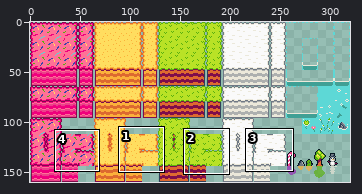
Edited in one commit: sprite sheet (Assets/Sprites/Dropy Blocky Tileset.png). Above, an overview of the earlier version with the close-up marked.
Close-up. Before the edit:
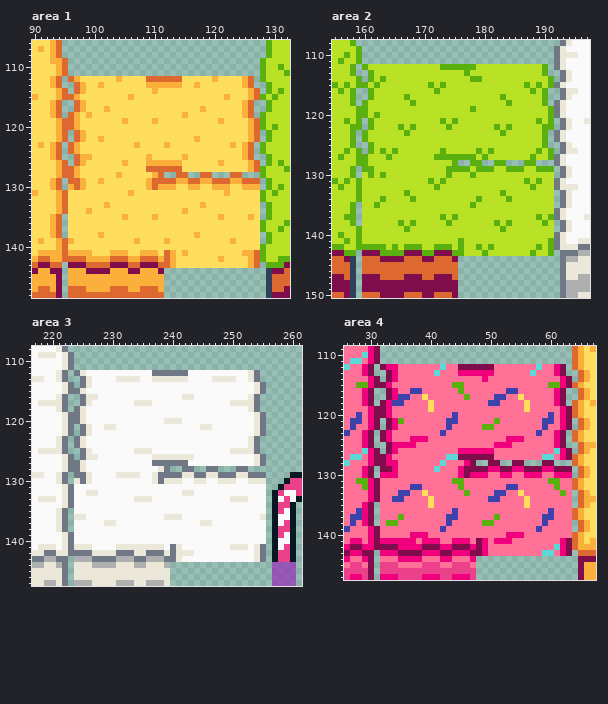
The file is 320x160 pixels. Shown: area 1: x 90..132, y 106..148; area 2: x 155..197, y 108..150; area 3: x 217..261, y 108..147; area 4: x 26..67, y 109..147. The commit also changed other parts of the picture, which this record leaves out.
After the commit:
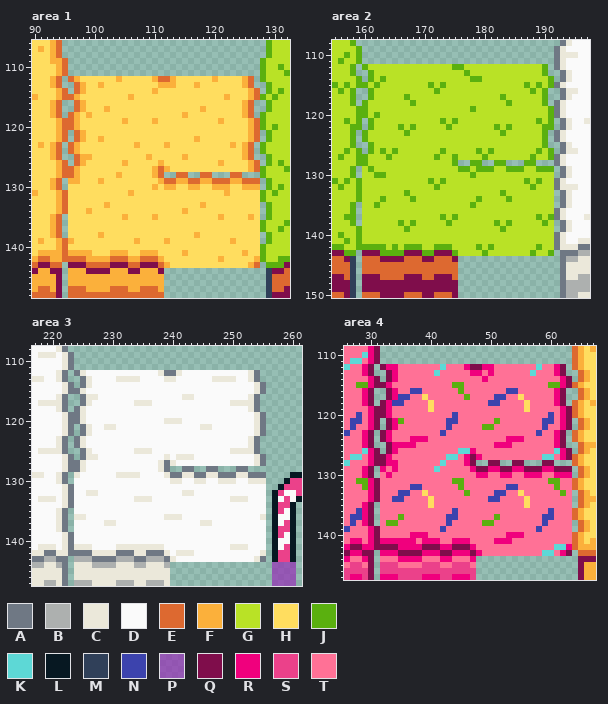
Palette (. is transparent): A #6f7884  B #adb0af  C #ebe8da  D #fafafa  E #dd6930  F #fbb03b  G #b9e226  H #ffdd5f  J #5ab00f  K #5dd8d6  L #071822  M #304059  N #3c43ad  P #962bb5af  Q #7f0d4b  R #f0007d  S #eb418a  T #ff7196
Difference:
Area 1:
The author changed colour E to colour F in row 112 at x 110 and 113; in row 127 at x 110 and 112; in row 129 at x 96 to 97 and 111; in row 130 at x 110; in row 142 at x 127; in row 143 at x 112.
The author changed colour E to colour H in row 112 at x 109 and 114; in row 127 at x 109 and 113 to 114; in row 129 at x 110; in row 130 at x 97; in row 141 at x 112 and 127; in row 142 at x 112.
The author changed colour F to colour H in row 113 at x 109 to 110 and 114; in row 126 at x 109 to 110 and 112 to 114; in row 129 at x 98 and 109; in row 130 at x 96, 98, 109 and 111; in rows 141 to 142 at x 113 and 126; in row 143 at x 113.
Area 2:
The author changed colour J to colour G in row 112 at x 173 to 174 and 177 to 178; in row 127 at x 173 to 174 and 176 to 178; in row 129 at x 160 and 174 to 175; in row 130 at x 161 and 174; in rows 141 to 142 at x 176 and 191; in row 143 at x 176.
The author changed colour G to colour J in row 130 at x 162.
Area 3:
The author changed colour A to colour C in row 112 at x 238 and 241; in row 127 at x 238 and 240; in row 129 at x 224 and 239; in row 142 at x 255; in row 143 at x 240.
The author changed colour A to colour D in row 112 at x 237 and 242; in row 127 at x 237 and 241 to 242; in rows 129 to 130 at x 225 and 238; in row 141 at x 240 and 255; in row 142 at x 240.
The author changed colour C to colour D in row 113 at x 237 to 238 and 241 to 242; in row 126 at x 237 to 238 and 240; in row 129 at x 226 and 237; in row 130 at x 224, 226, 237 and 239; in row 141 at x 241 and 254; in row 142 at x 254.
The author changed colour C to colour D in row 143 at x 241.
Area 4:
The author changed colour R to colour K in row 126 at x 45 to 46; in row 142 at x 62.
The author changed colour Q to colour R in row 112 at x 46 and 49 to 50; in row 127 at x 46 and 48; in row 129 at x 32 and 47; in row 142 at x 63; in row 143 at x 48.
The author changed colour Q to colour T in row 112 at x 45; in row 127 at x 45 and 49 to 50; in row 129 at x 33 and 46; in row 130 at x 46; in row 141 at x 48 and 63; in row 142 at x 48.
The author changed colour R to colour T in row 113 at x 45 to 46 and 49; in row 126 at x 48 to 50; in row 129 at x 45; in row 130 at x 32, 34, 45 and 47; in row 141 at x 49 and 62; in rows 142 to 143 at x 49.
